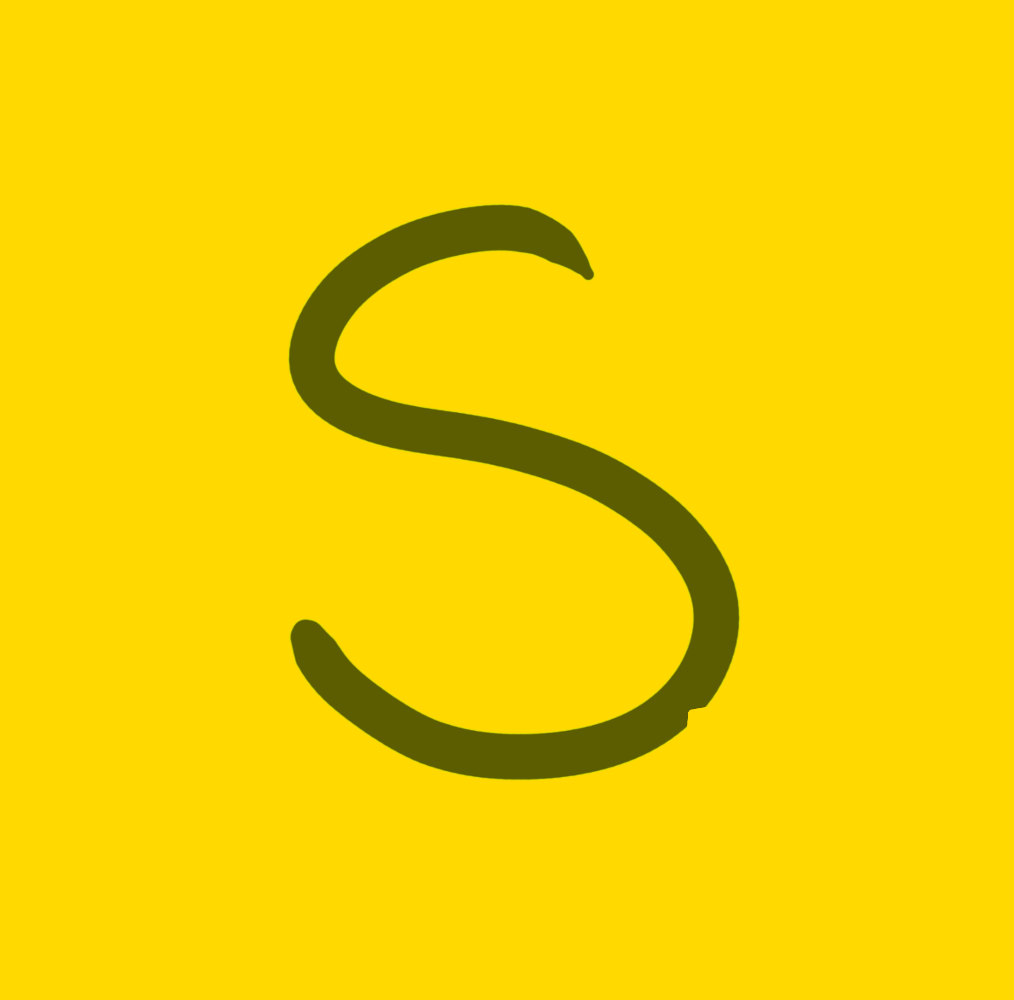
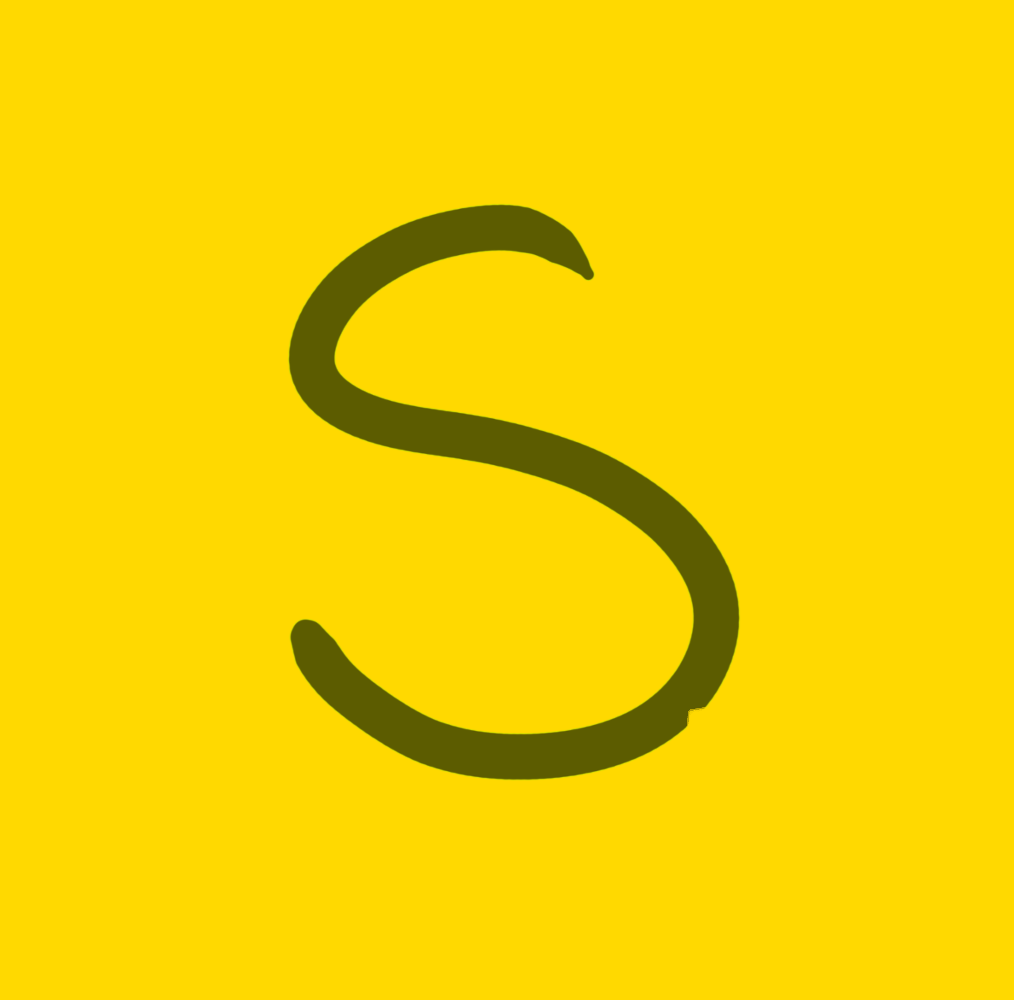
Layer changes from the first 1014 x 1000 image to the second:
painted on "Screenshot_20220726-210232.png" over [686, 707, 707, 728]
added layer "Flat-ify" (lighten) above "Layer #1" over [686, 707, 707, 728]
